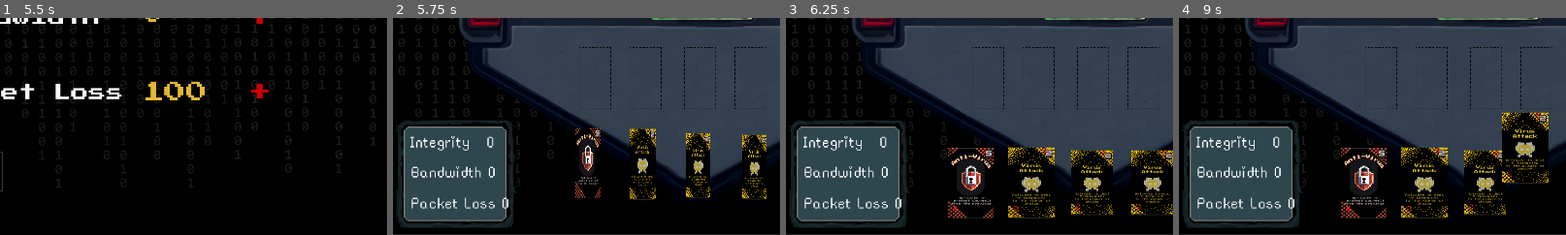
Above: before the commit, frames 1-4 (left to right).
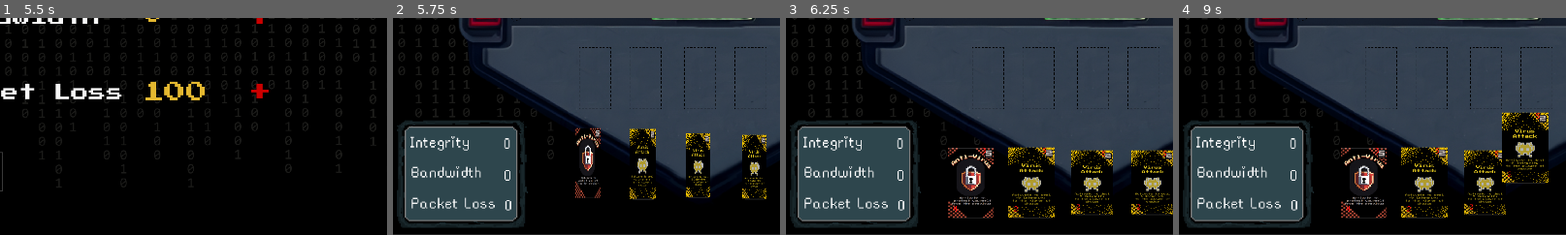
Above: after the commit, the same moments.

Repository: tawaninm/PlsDontHackMe
Game: Godot game, scene res://Scene/Main_menu.tscn
Two runs of this game, one before a commit and one after it. Both use one fixed random seed, a clock stepped at 60 frames per second and the inputs below.
Inputs (mouse positions are % of the whole screen's width and height, from its top left):
- Up to frame 1 (5.5 s): click (49, 40) at 0.5 s; tap Enter at 1.25, 2.75, 4.25 s; drag from (44, 32) to (44, 66) at 1.27 s; tap Space at 2, 3.5, 5 s; drag from (44, 49) to (45, 70) at 2.02 s; move the mouse to (44, 66) at 2.77 s; click (44, 66) at 2.92 s; drag from (45, 70) to (20, 35) at 3.52 s; move the mouse to (80, 65) at 4.27 s; click (80, 65) at 4.42 s; drag from (20, 35) to (44, 66) at 5.02 s
- Up to frame 2 (5.75 s): no input
- Up to frame 3 (6.25 s): click "Skip" at 5.75 s
- Up to frame 4 (9 s): click "Skip" at 6.5 s; click "Skip" at 7.25 s; move the mouse to (66, 88) at 8.02 s; click (66, 88) at 8.17 s; drag from (58, 88) to (50, 64) at 8.77 s
The pictures show only the part of the screen within x 10-60%, y 50-100%; the shares and areas given below are measured in that part.

Frame 1 is identical in both runs. In frame 2, 2.8% of the frame differs, in the area x 2-35%, y 47-97%; in frame 3, 2.8%; in frame 4, 2.8%.

Commit message:
Gameupdatestat

Diff:
--- a/Scene/Main_menu.tscn
+++ b/Scene/Main_menu.tscn
@@ -46,8 +46,8 @@
 
 [sub_resource type="AnimationLibrary" id="AnimationLibrary_ek8gv"]
 _data = {
-"Flicker": SubResource("Animation_40btf"),
-"RESET": SubResource("Animation_khtsr")
+&"Flicker": SubResource("Animation_40btf"),
+&"RESET": SubResource("Animation_khtsr")
 }
 
 [sub_resource type="Environment" id="Environment_40btf"]
@@ -89,7 +89,7 @@
 
 [node name="Sign Animation" type="AnimationPlayer" parent="Background/Sign"]
 libraries = {
-"": SubResource("AnimationLibrary_ek8gv")
+&"": SubResource("AnimationLibrary_ek8gv")
 }
 speed_scale = 0.8
 
@@ -120,13 +120,13 @@
 grow_vertical = 2
 theme_override_colors/font_disabled_color = Color(0, 0, 0, 0)
 theme_override_colors/font_hover_pressed_color = Color(0, 0, 0, 0)
+theme_override_colors/icon_disabled_color = Color(0, 0, 0, 0)
+theme_override_colors/icon_hover_pressed_color = Color(0, 0, 0, 0)
+theme_override_colors/icon_hover_color = Color(0, 0, 0, 0)
+theme_override_colors/icon_pressed_color = Color(0, 0, 0, 0)
+theme_override_colors/icon_focus_color = Color(0, 0, 0, 0)
+theme_override_colors/icon_normal_color = Color(0, 0, 0, 0)
 theme_override_colors/font_outline_color = Color(0, 0, 0, 0)
-theme_override_colors/icon_normal_color = Color(0, 0, 0, 0)
-theme_override_colors/icon_focus_color = Color(0, 0, 0, 0)
-theme_override_colors/icon_pressed_color = Color(0, 0, 0, 0)
-theme_override_colors/icon_hover_color = Color(0, 0, 0, 0)
-theme_override_colors/icon_hover_pressed_color = Color(0, 0, 0, 0)
-theme_override_colors/icon_disabled_color = Color(0, 0, 0, 0)
 theme_override_styles/hover = SubResource("StyleBoxTexture_67yso")
 theme_override_styles/normal = SubResource("StyleBoxTexture_khtsr")
 
--- a/Scene/card.tscn
+++ b/Scene/card.tscn
@@ -161,8 +161,8 @@
 
 [sub_resource type="AnimationLibrary" id="AnimationLibrary_evirq"]
 _data = {
-"RESET": SubResource("Animation_7pqhs"),
-"card_filp": SubResource("Animation_anro0")
+&"RESET": SubResource("Animation_7pqhs"),
+&"card_filp": SubResource("Animation_anro0")
 }
 
 [node name="Card" type="Node2D"]
@@ -210,7 +210,7 @@
 
 [node name="AnimationPlayer" type="AnimationPlayer" parent="."]
 libraries = {
-"": SubResource("AnimationLibrary_evirq")
+&"": SubResource("AnimationLibrary_evirq")
 }
 
 [connection signal="mouse_entered" from="Area2D" to="." method="_on_area_2d_mouse_entered"]
--- a/Scene/main.tscn
+++ b/Scene/main.tscn
@@ -1,14 +1,15 @@
-[gd_scene load_steps=14 format=3 uid="uid://bbjh5jh5bs1t5"]
-
-[ext_resource type="Script" path="res://Script/card_manager.gd" id="1_56fl5"]
+[gd_scene load_steps=15 format=3 uid="uid://bbjh5jh5bs1t5"]
+
+[ext_resource type="Script" uid="uid://c2c58836cgmxb" path="res://Script/Gamemanager.gd" id="1_0sxm5"]
+[ext_resource type="Script" uid="uid://wf8xef8mvt6q" path="res://Script/card_manager.gd" id="1_56fl5"]
 [ext_resource type="Texture2D" uid="uid://bxkyymwn3fc4p" path="res://Asset/IMG/FiledBack.png" id="1_a84f0"]
 [ext_resource type="Texture2D" uid="uid://b72sdy3wkfdq6" path="res://Asset/UI/10.png" id="1_lk7oc"]
-[ext_resource type="Script" path="res://Script/playerhand.gd" id="3_iqutw"]
-[ext_resource type="PackedScene" uid="uid://d3thw7ewxb7wj" path="res://Scene/Cardslot.tscn" id="3_xtasv"]
+[ext_resource type="Script" uid="uid://fkm53t0u3v4u" path="res://Script/playerhand.gd" id="3_iqutw"]
+[ext_resource type="PackedScene" uid="uid://d3thw7ewxb7wj" path="res://Scene/cardslot.tscn" id="3_xtasv"]
 [ext_resource type="Texture2D" uid="uid://dxnhtc0mraow3" path="res://Asset/IMG/29.png" id="4_i0fp1"]
-[ext_resource type="Script" path="res://Script/deck.gd" id="4_lib1h"]
+[ext_resource type="Script" uid="uid://1kojqqmyjx8e" path="res://Script/deck.gd" id="4_lib1h"]
 [ext_resource type="PackedScene" uid="uid://wsx704nab2tp" path="res://Scene/EnemyCardslot.tscn" id="6_oyyt0"]
-[ext_resource type="Script" path="res://Script/input_manager.gd" id="7_h36c2"]
+[ext_resource type="Script" uid="uid://xgkc6ecdosl3" path="res://Script/input_manager.gd" id="7_h36c2"]
 [ext_resource type="FontFile" uid="uid://da278r8wxdci8" path="res://Asset/Font/rainyhearts.ttf" id="8_y2327"]
 [ext_resource type="Texture2D" uid="uid://sguluvh8i0kk" path="res://Asset/IMG/28.png" id="11_iw22w"]
 [ext_resource type="Texture2D" uid="uid://cm632sgg7c8pb" path="res://Asset/IMG/27.png" id="12_053pa"]
@@ -17,6 +18,7 @@
 size = Vector2(743.998, 1402)
 
 [node name="Main" type="Node2D"]
+script = ExtResource("1_0sxm5")
 
 [node name="Background" type="Sprite2D" parent="."]
 z_index = -4
@@ -162,8 +164,8 @@
 text = "Skip"
 
 [node name="PointPanelP1" type="Sprite2D" parent="."]
-position = Vector2(354.375, 930)
-scale = Vector2(0.289313, 0.266321)
+position = Vector2(369.375, 930)
+scale = Vector2(0.317561, 0.266321)
 texture = ExtResource("11_iw22w")
 
 [node name="P1PC" type="Sprite2D" parent="."]
@@ -182,24 +184,52 @@
 grow_vertical = 0
 theme_override_fonts/font = ExtResource("8_y2327")
 theme_override_font_sizes/font_size = 45
-text = "Integrity   0
-"
-
-[node name="Integrity  P2" type="Label" parent="."]
+text = "Integrity
+"
+
+[node name="Integrity  P1 point" type="Label" parent="."]
+anchors_preset = 2
+anchor_top = 1.0
+anchor_bottom = 1.0
+offset_left = 472.0
+offset_top = 832.0
+offset_right = 514.0
+offset_bottom = 921.0
+grow_vertical = 0
+theme_override_fonts/font = ExtResource("8_y2327")
+theme_override_font_sizes/font_size = 45
+text = "0
+"
+
+[node name="Bandwidth P1" type="Label" parent="."]
 anchors_preset = 2
 anchor_top = 1.0
 anchor_bottom = 1.0
 offset_left = 243.0
+offset_top = 903.0
+offset_right = 465.0
+offset_bottom = 992.0
+grow_vertical = 0
+theme_override_fonts/font = ExtResource("8_y2327")
+theme_override_font_sizes/font_size = 45
+text = "Bandwidth
+"
+
+[node name="Bandwidth P1 point" type="Label" parent="."]
+anchors_preset = 2
+anchor_top = 1.0
+anchor_bottom = 1.0
+offset_left = 473.0
 offset_top = 911.0
-offset_right = 555.0
-offset_bottom = 992.0
-grow_vertical = 0
-theme_override_fonts/font = ExtResource("8_y2327")
-theme_override_font_sizes/font_size = 45
-text = "Bandwidth 0
-"
-
-[node name="Integrity  P3" type="Label" parent="."]
+offset_right = 512.0
+offset_bottom = 1000.0
+grow_vertical = 0
+theme_override_fonts/font = ExtResource("8_y2327")
+theme_override_font_sizes/font_size = 45
+text = "0
+"
+
+[node name="Packet Loss P1" type="Label" parent="."]
 anchors_preset = 2
 anchor_top = 1.0
 anchor_bottom = 1.0
@@ -210,5 +240,19 @@
 grow_vertical = 0
 theme_override_fonts/font = ExtResource("8_y2327")
 theme_override_font_sizes/font_size = 45
-text = "Packet Loss 0
-"
+text = "Packet Loss
+"
+
+[node name="Packet Loss P1 point" type="Label" parent="."]
+anchors_preset = 2
+anchor_top = 1.0
+anchor_bottom = 1.0
+offset_left = 475.0
+offset_top = 985.0
+offset_right = 787.0
+offset_bottom = 1074.0
+grow_vertical = 0
+theme_override_fonts/font = ExtResource("8_y2327")
+theme_override_font_sizes/font_size = 45
+text = "0
+"
--- /dev/null
+++ b/Script/Gamemanager.gd
@@ -0,0 +1,20 @@
+extends Node2D
+
+@onready var integrity_point: Label = $"Integrity  P1 point"
+@onready var bandwidth_point: Label = $"Bandwidth P1 point"
+@onready var packetloss_point: Label = $"Packet Loss P1 point"
+
+# โหลด Stats.gd ที่ attach ไว้ใน Prep_menu
+@onready var stats: Node = $Stats
+
+func _process(delta: float) -> void:
+	if stats:
+		# ดึงค่าจาก Stats.gd
+		var integrity_val = stats.health_label.text
+		var bandwidth_val = stats.mana_label.text
+		var packetloss_val = stats.error_label.text
+
+		# อัปเดต label ของ Main_menu
+		integrity_point.text = str(integrity_val)
+		bandwidth_point.text = str(bandwidth_val)
+		packetloss_point.text = str(packetloss_val)
--- a/project.godot
+++ b/project.godot
@@ -12,7 +12,7 @@
 
 config/name="PlsDontHackMe"
 run/main_scene="res://Scene/Main_menu.tscn"
-config/features=PackedStringArray("4.3", "GL Compatibility")
+config/features=PackedStringArray("4.4", "GL Compatibility")
 config/icon="res://icon.svg"
 
 [display]
Not shown, changed: Asset/Font/PressStart2P-Regular.ttf.import
Not shown, changed: Asset/Font/rainyhearts.ttf.import
Not shown: 1 places in Scene/Main_menu.tscn that only renumber resources
Not shown: 1 places in Scene/Prep_menu.tscn that only renumber resources
Not shown: 1 places in Scene/card.tscn that only renumber resources
Not shown, added: Script/CardDatabase.gd.uid
Not shown, added: Script/Gamemanager.gd.uid
Not shown, added: Script/MagicCardSlot.gd.uid
Not shown, added: Script/input_manager.gd.uid
Not shown, added: Script/mainmenu.gd.uid
Not shown, added: Script/playerhand.gd.uid
